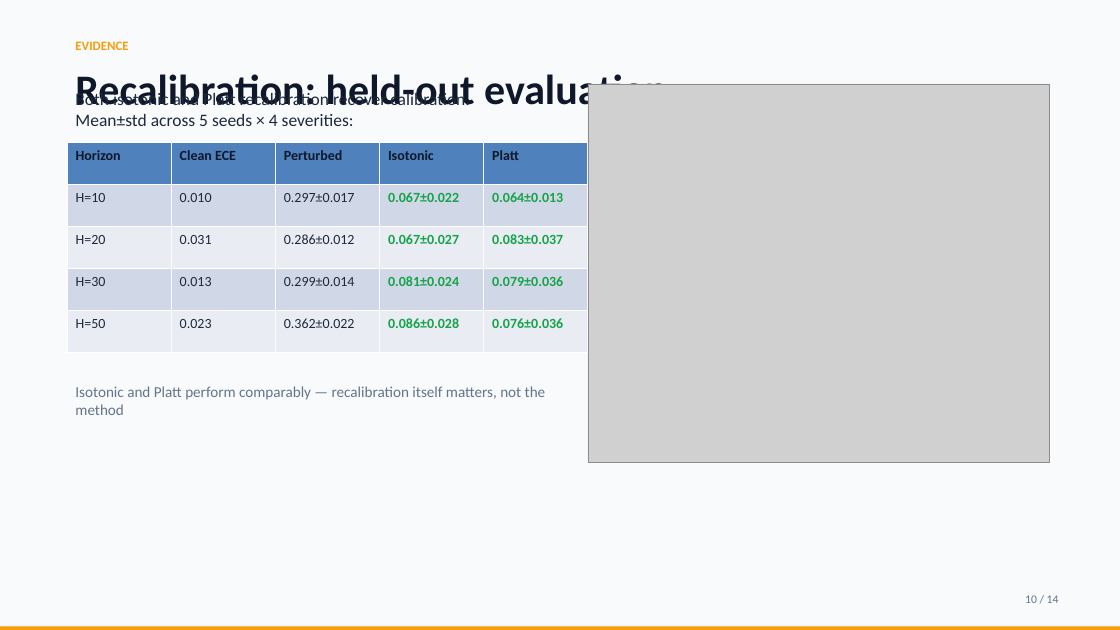
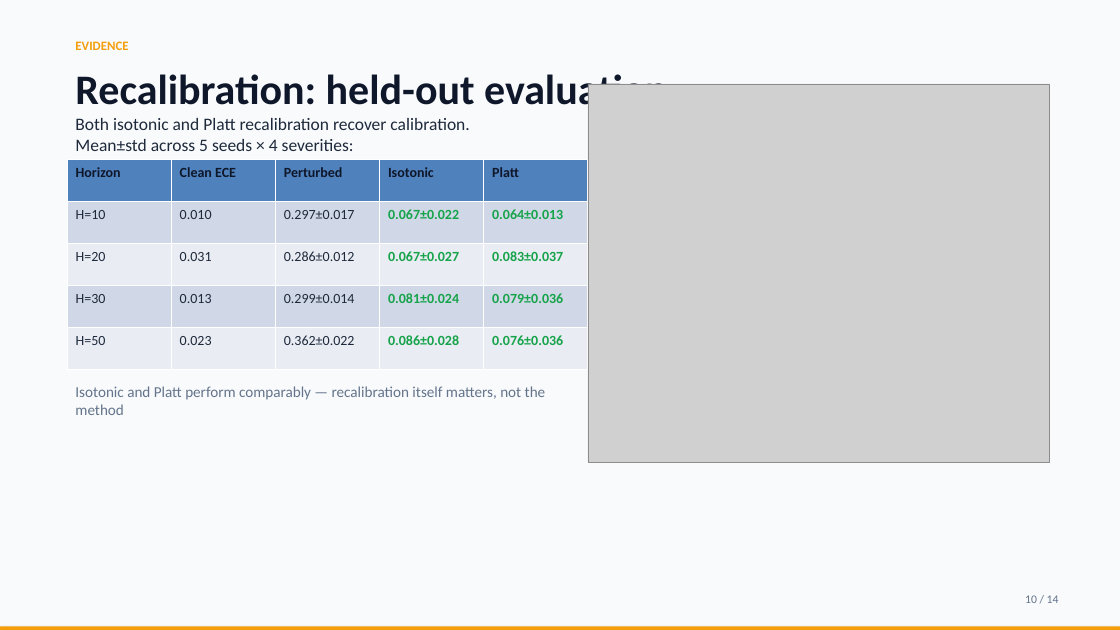
Before and after one commit to touhidsiddiqueeraj-bit/Robustness-of-Multihorizon-Battery-Failure-Intelligence, a slide deck: slide 10 of opendesign/mockups/conference-b-deck/robustness_presentation.pptx. Drawn at 1120x630 pixels with LibreOffice and Linux fonts; fonts in the diff are those of the drawing; grey boxes stand for pictures. Boxes give left, top, right and bottom in pixels: in the first picture for what was removed or moved away, otherwise in the second. Text is boxed around its words. In the diff, an @@ line names an element or a change of style, - is before the commit and + after.

Commit message:
Fix PPTX layout: reposition SHAP caption, adjust slide 10 title spacing, 14-slide numbering

```diff
--- a/opendesign/mockups/conference-b-deck/robustness_presentation.pptx
+++ b/opendesign/mockups/conference-b-deck/robustness_presentation.pptx
@@ text "Both isotonic and Platt recalibration ...": place and size @@
-text "Both isotonic and Platt recalibration ..." at (75, 91, 469, 126)
+text "Both isotonic and Platt recalibration ..." at (75, 118, 469, 151)
@@ table: place and size @@
-table at (67, 143, 588, 353)
+table at (67, 160, 588, 370)
```
Also in this commit, not shown: 2 other slides changed, 1 other file.
